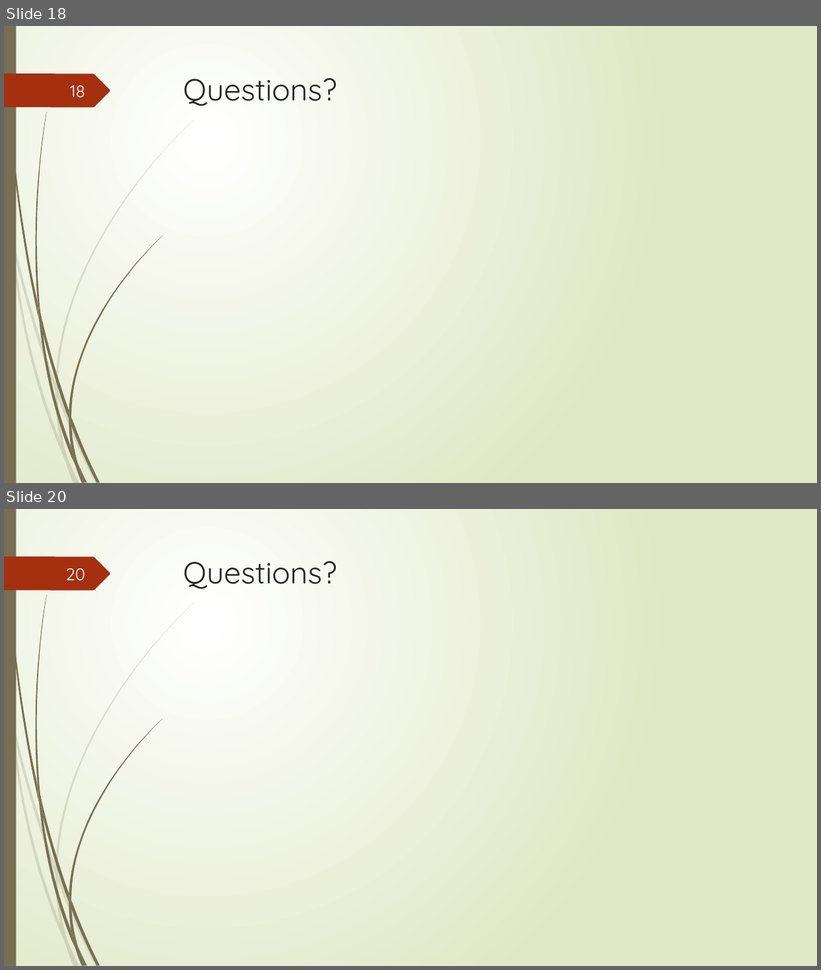
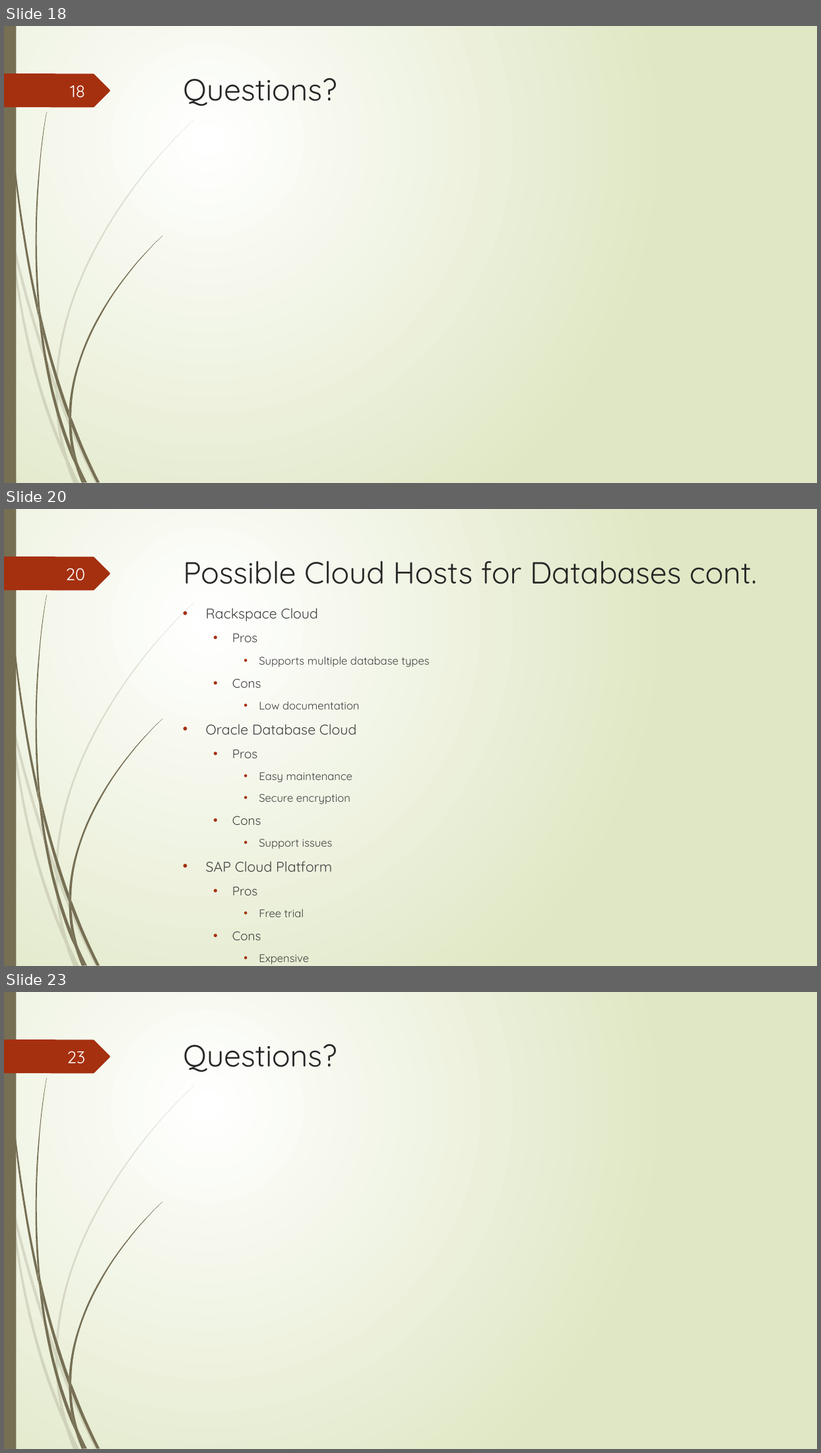
Before and after one commit to junmin-yee/Landmarked, a slide deck: Presentations/Sprint01 ReviewMeeting.pptx. Shown one above the other, each under a label of ours: slides 18 and 20 before the commit, slides 18, 20 and 23 after it; the slides between them are not shown. The pictures are 821x970 and 821x1453 pixels, drawn with LibreOffice and Linux fonts; fonts in the diff are those of the drawing. Boxes give left, top, right and bottom in pixels: in the first picture for what was removed or moved away, otherwise in the second. Text is boxed around its words. In the diff, an @@ line names an element or a change of style, - is before the commit and + after.

```diff
--- a/Presentations/Sprint01 ReviewMeeting.pptx
+++ b/Presentations/Sprint01 ReviewMeeting.pptx
@@ slide 20 added at [4,509,817,966], background gradient #FFFFFF to #DFE8C4; not listed: 24 template elements that a slide beside it also shows @@
@@ page number added at [65,568,85,581], 20 pt, text #FEFFFF @@
+20
@@ title added at [183,561,757,584], 36 pt, text #262626 @@
+Possible Cloud Hosts for Databases cont.
@@ text added at [206,608,359,964], 12.9 pt, text #404040 @@
+• Rackspace Cloud
+  • Pros
+    • Supports multiple database types
+  • Cons
+    • Low documentation
+• Oracle Database Cloud
+  • Pros
+    • Easy maintenance
+    • Secure encryption
+  • Cons
+    • Support issues
+• SAP Cloud Platform
+  • Pros
+    • Free trial
+  • Cons
+    • Expensive
@@ what was slide 20 is now slide 23 @@
@@ page number at [67,1051,85,1064]: text changed @@
-20
+23
```
Also in this commit, not shown: 6 other slides added, 3 slides removed.
